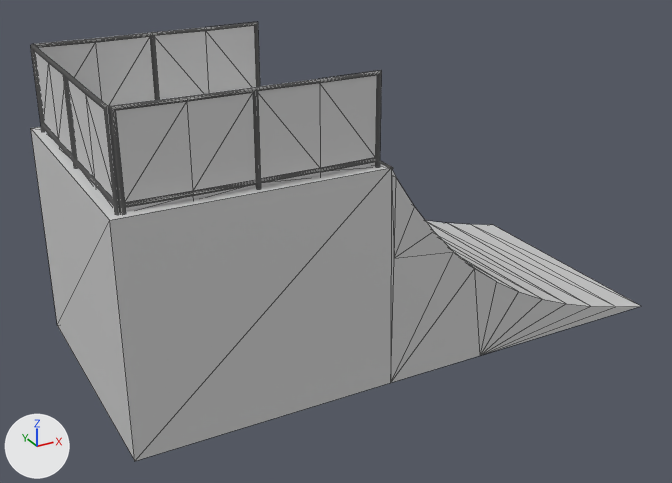
A saved change to the COLLADA model ARKitProject/art.scnassets/quarter.dae.
The view is the same before and after, from a 50 mm camera at (-1.54, -2.66, 1.65) aimed at (-0.1, -0.03, 0.34). Every picture has the same lights, and +X, +Y and +Z are marked at lower left. Mesh edges are drawn as thin lines. Where no turn or scale is listed for an object, it has been applied to the vertices.

Objects in the first picture: 'Object03_01___Default', 'fance_wire_225198087'.
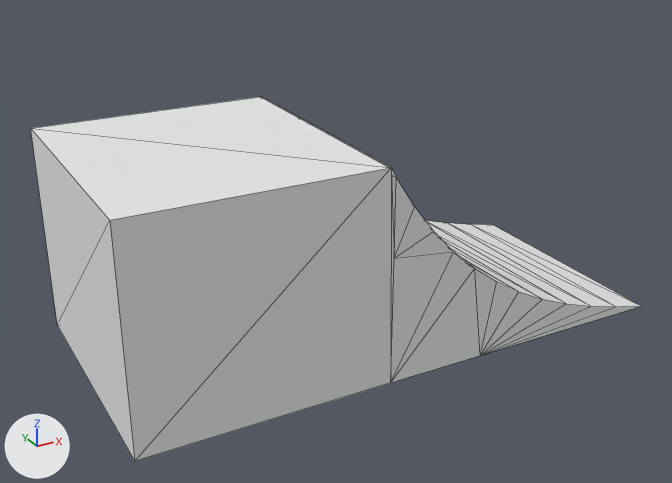
Patch to the scene script:
```diff
--- a/ARKitProject/art.scnassets/quarter.dae.py
+++ b/ARKitProject/art.scnassets/quarter.dae.py
@@ mat_quarter @@
+mat_quarter = principled_material('quarter')
+mat_quarter.base_color = (0.8, 0.8, 0.8)  # white #e7e7e7
+mat_quarter.roughness = 0.9
@@ me_object03_01___default @@
 me_object03_01___default.from_pydata(...)  # 48 vertices, 81 faces; spans x -0.99..0.99, y -0.46..0.46, z 0.0..0.75
 # used by ob_object03_01___default; location = (0.0, 0.0, 0.0)
 # verts and faces of me_object03_01___default; kept vertices keep their numbers, new ones are numbered from 48
 # before: 34 (-0.15, -0.46, 0.75) at pixel (390, 167), 35 (-0.15, 0.46, 0.75), 36 (-0.16, 0.46, 0.75), 37 (-0.15, -0.46, 0.75) at pixel (389, 167), 38 (-0.15, -0.46, 0.75) at pixel (391, 166)
 # before: 39 (-0.15, 0.46, 0.75), 44 (-0.14, -0.46, 0.74) at pixel (392, 168), 46 (-0.14, -0.46, 0.74) at pixel (392, 169)
+# me_object03_01___default part 1
+delete_faces([(34, 35, 37), (34, 38, 39), (37, 46, 44), (35, 36, 37), (34, 39, 35), (34, 37, 44)])
+delete_faces([(34, 44, 38)])
+faces += [(34, 37, 35), (37, 38, 39), (34, 46, 44), (34, 35, 36), (35, 37, 39), (34, 44, 37)]
+faces += [(37, 44, 38)]
+# me_object03_01___default part 2: 76 faces spanning x -0.99..0.99, y -0.46..0.46, z 0.0..0.75 switch from mat_1___default (light grey #d1d1d1) to mat_quarter (white #e7e7e7)
@@ ob_fance_wire_225198087 @@
-ob_fance_wire_225198087 = bpy.data.objects.new('fance_wire_225198087', me_fance_wire_225198087)
-ob_fance_wire_225198087.location = (0.0, 0.0, 0.0)
```

What differs and where, as boxes [x1, y1, x2, y2] in the pictures (672 x 483 px; the box of a moved part takes in the faces that stretch with it):
'fance_wire_225198087', deleted
    before: [31, 22, 381, 213]
part 1 of me_object03_01___default, moved or reshaped
    before: [380, 161, 392, 169]
    after: [260, 96, 392, 169]
part 2 of me_object03_01___default, recoloured
    both: [31, 123, 640, 460]
